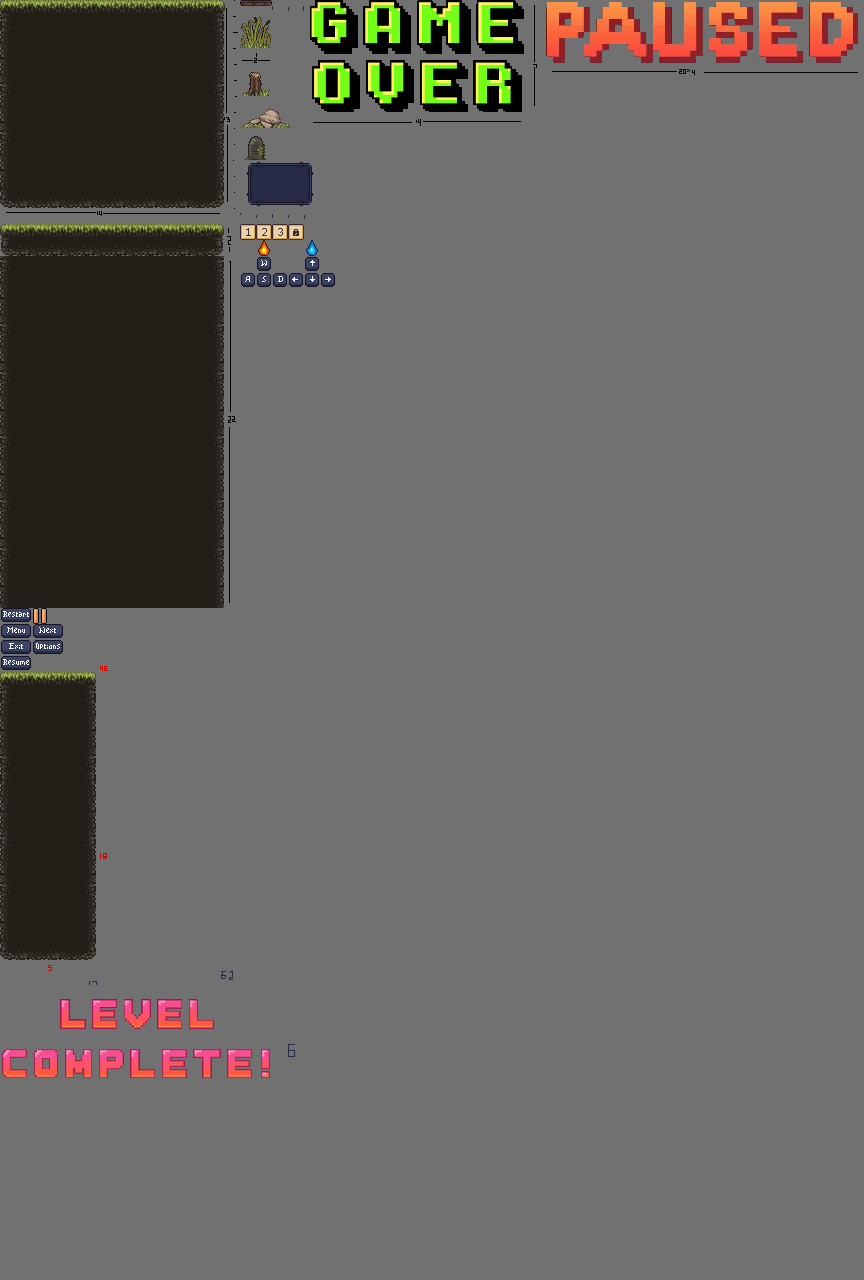
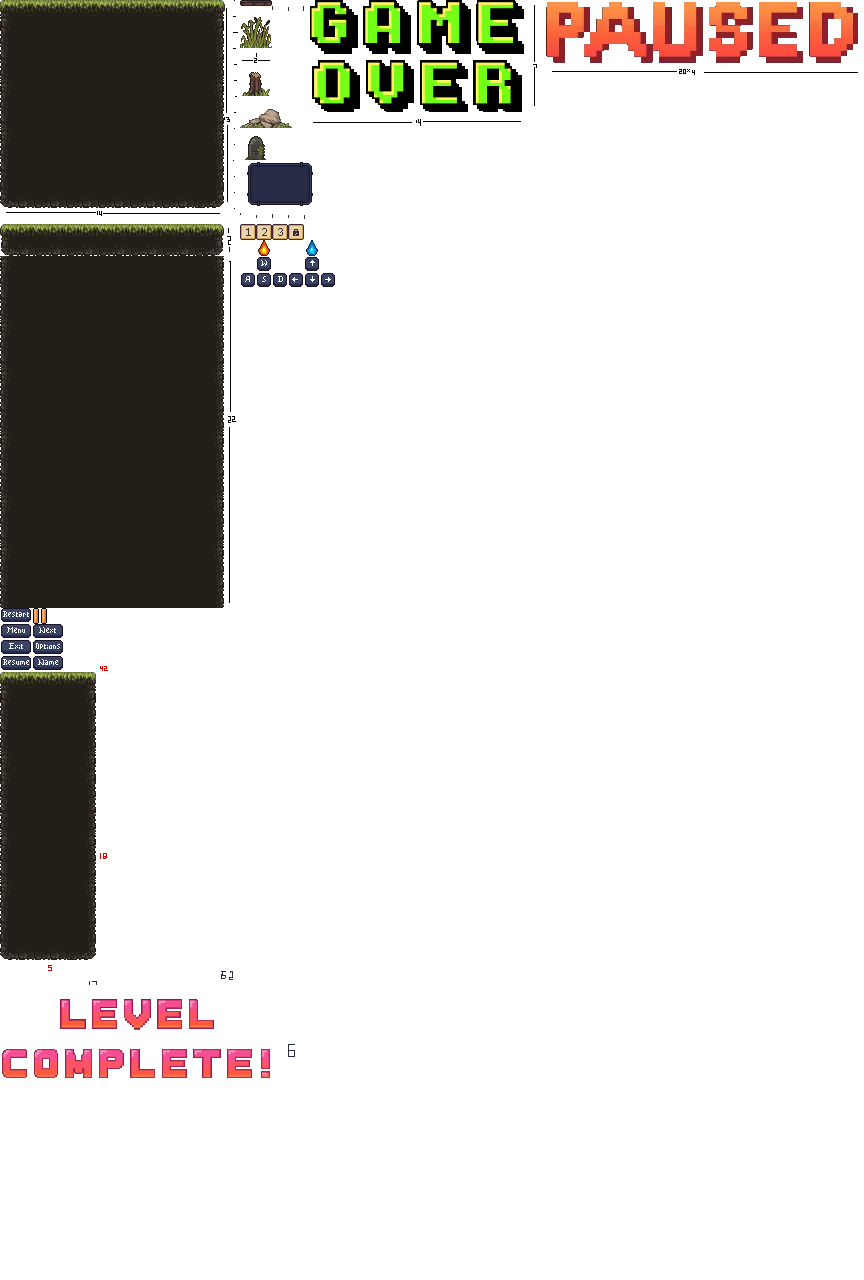
Layered file, before and after one edit (864x1280). Changes by layer:
moved "Layer 13" above "Layer 10", painted on it over [22, 224, 256, 670]
removed layer "Layer 12 copy 4" over [245, 240, 335, 287]
removed layer "Layer 12 copy 3" over [241, 257, 287, 287]
removed layer "Layer 9" over [0, 0, 858, 971]
painted on "Layer 12" over [0, 0, 858, 971]
removed layer "Layer 15 copy" over [288, 224, 304, 240]
removed layer "Layer 15" over [272, 224, 288, 240]
removed layer "Layer 14" over [256, 224, 272, 240]
hid "Layer 1" over [0, 0, 864, 1280]
